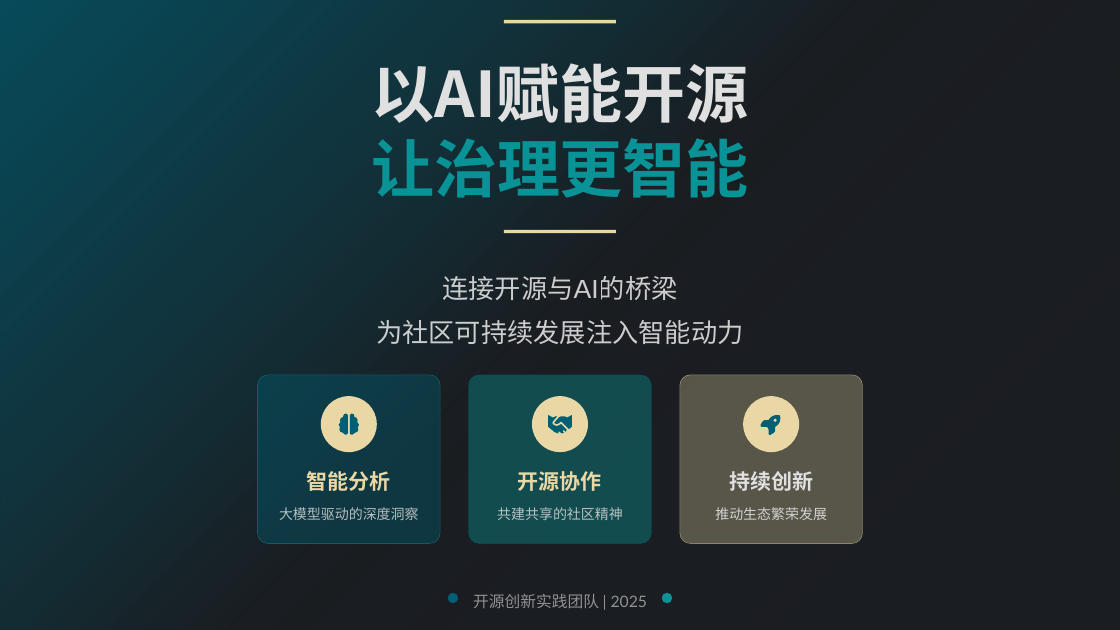
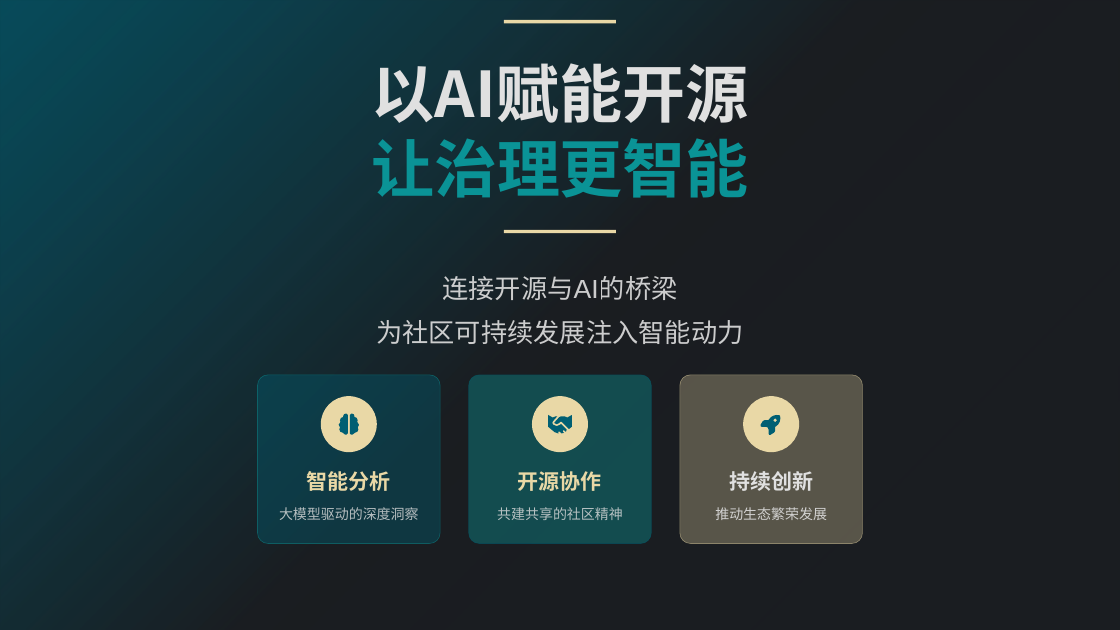
Before and after one commit to lishangye/OpenRank, a slide deck: slide 28 of 演示ppt/开源治理AI助手 - 项目初赛方案.pptx (slide 27 before the commit). Drawn at 1120x630 pixels with LibreOffice and Linux fonts; fonts in the diff are those of the drawing; background and template pictures are left out. Boxes give left, top, right and bottom in pixels: in the first picture for what was removed or moved away, otherwise in the second. Text is boxed around its words. In the diff, an @@ line names an element or a change of style, - is before the commit and + after.

Commit message:
'ppt'

```diff
--- a/演示ppt/开源治理AI助手 - 项目初赛方案.pptx
+++ b/演示ppt/开源治理AI助手 - 项目初赛方案.pptx
@@ freeform shape removed at [448,593,459,603] @@
@@ text removed at [473,594,648,608] @@
-开源创新实践团队 | 2025
@@ freeform shape removed at [661,593,672,603] @@
```
Also in this commit, not shown: 1 slide added.
